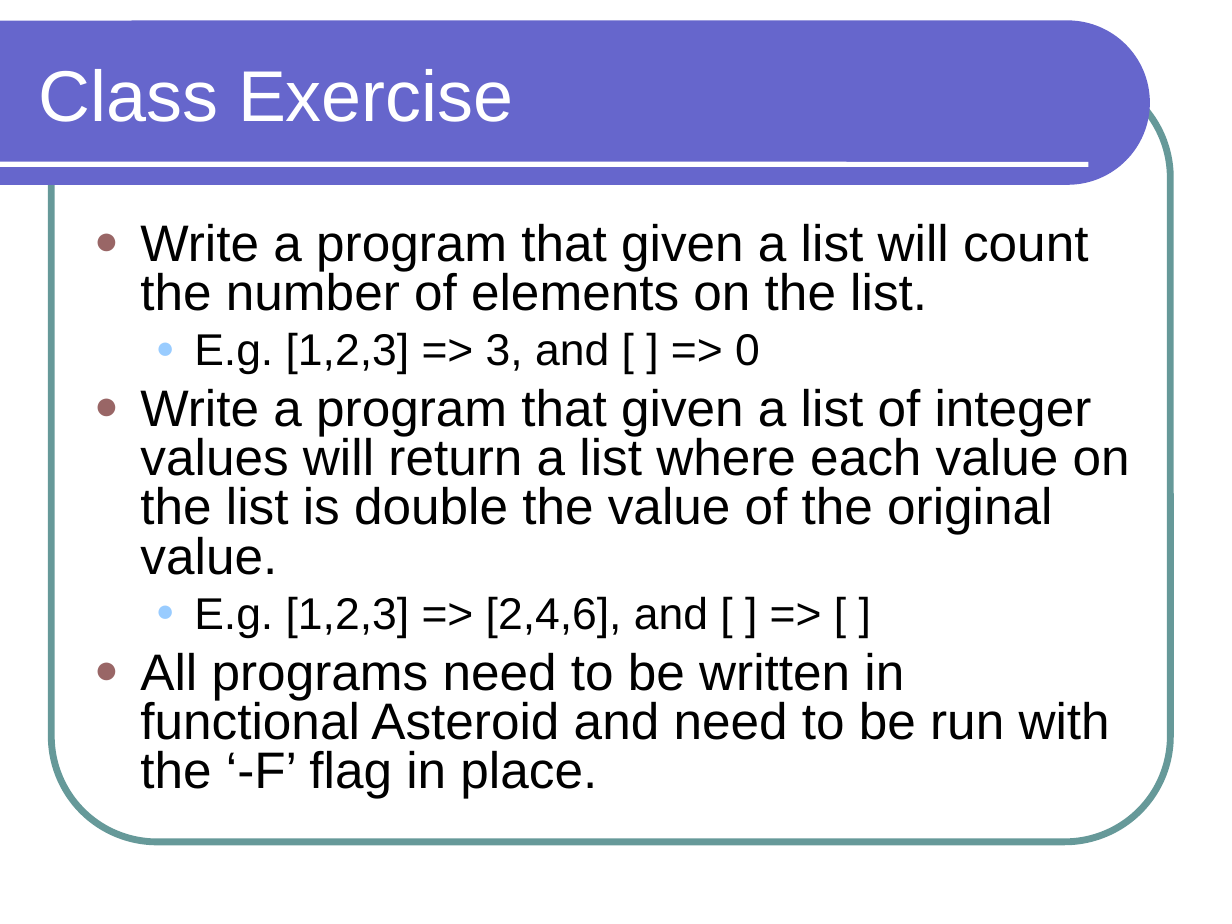
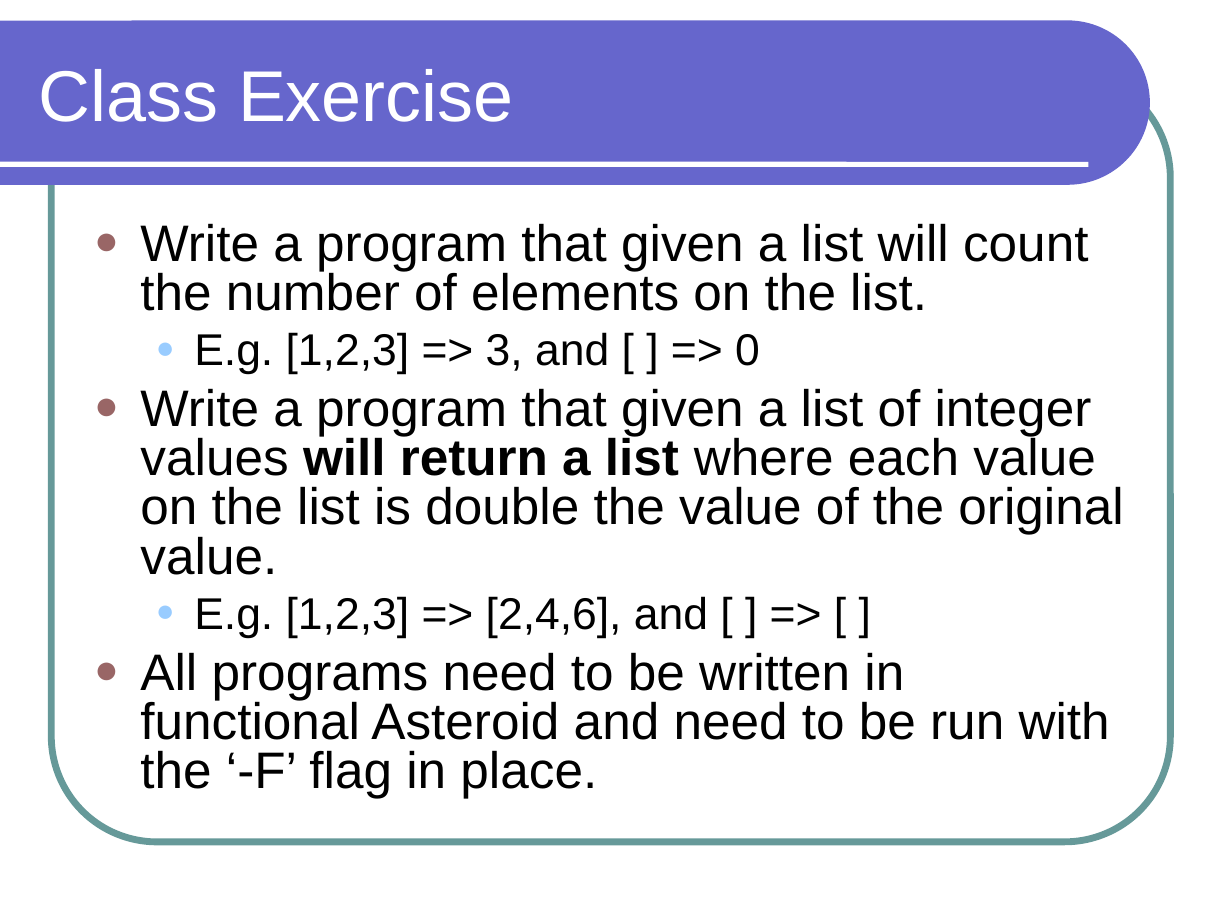
Before and after one commit to lutzhamel/CSC301, a slide deck: slide 8 of notes/csc301-ln013.ppt. Drawn at 1232x924 pixels with LibreOffice and Linux fonts; fonts in the diff are those of the drawing. Boxes give left, top, right and bottom in pixels: in the first picture for what was removed or moved away, otherwise in the second. Text is boxed around its words. In the diff, an @@ line names an element or a change of style, - is before the commit and + after.

```diff
--- a/notes/csc301-ln013.ppt
+++ b/notes/csc301-ln013.ppt
@@ text at (140, 388, 1123, 575): bold on in "will return a list" @@
```
Also in this commit, not shown: 2 other files.
